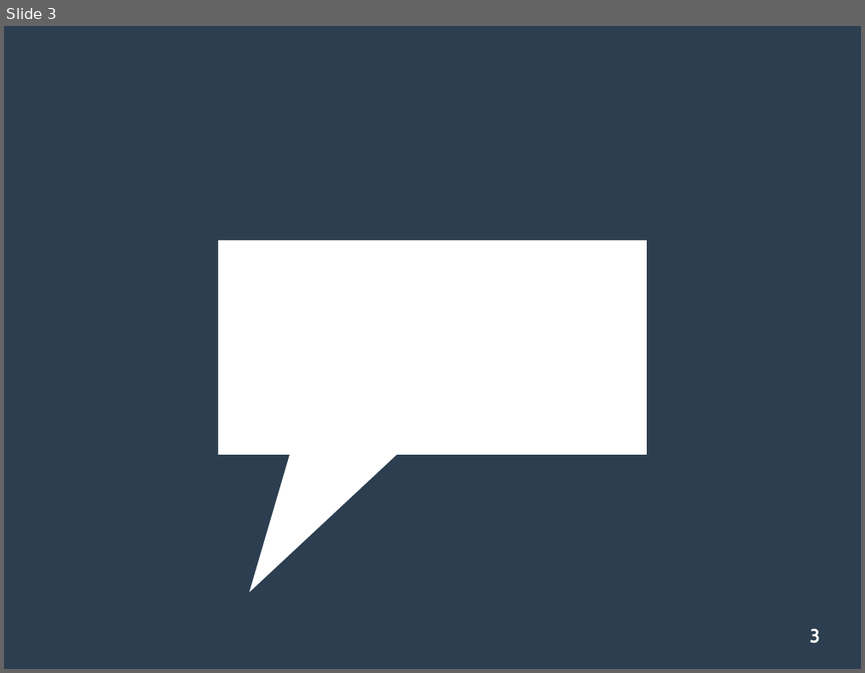
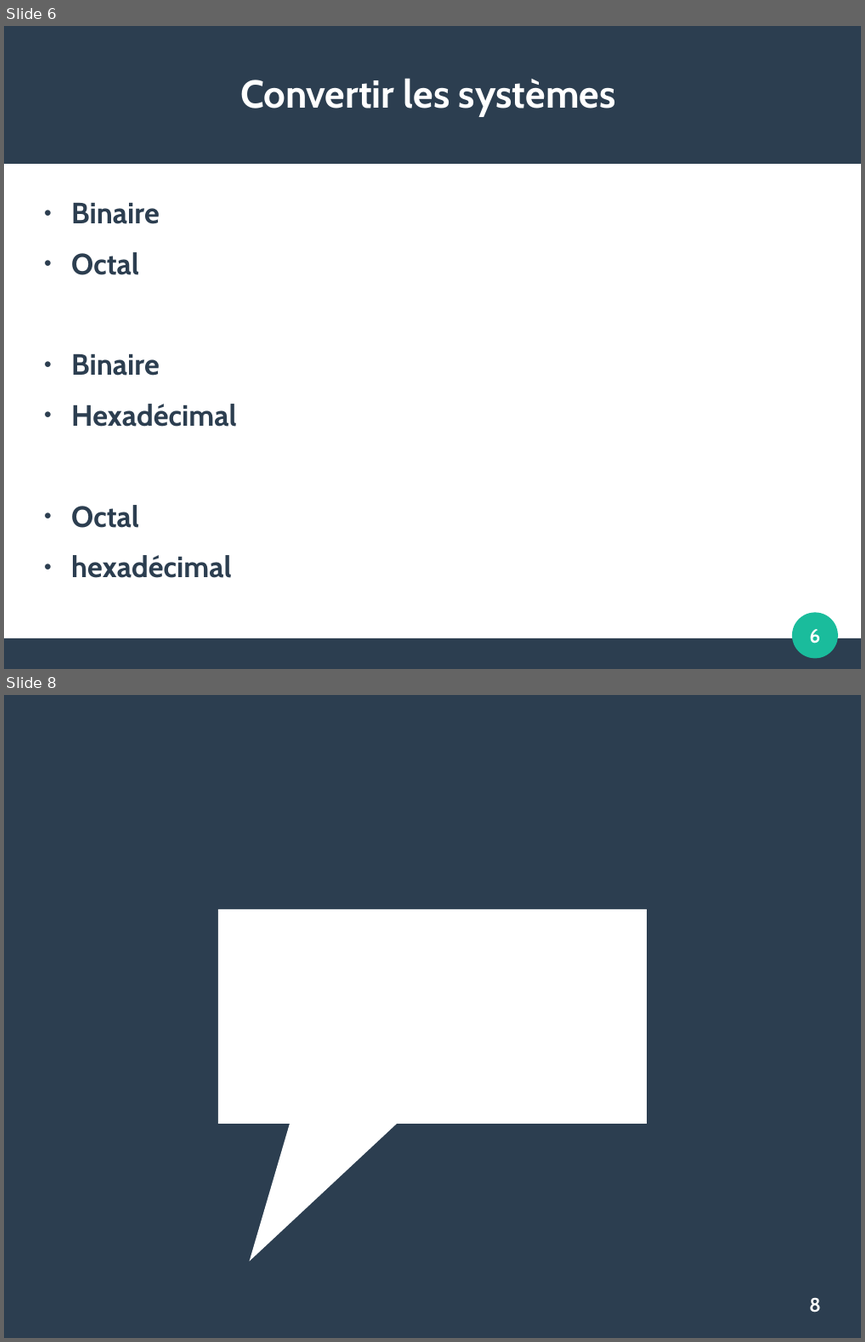
Before and after one commit to JulieMarielaure/Projet1BGE, a slide deck: Hexadécimal Octal.odp. Shown one above the other, each under a label of ours: slide 3 before the commit, slides 6 and 8 after it; the slides between them are not shown. The pictures are 865x673 and 865x1342 pixels, drawn with LibreOffice and Linux fonts; fonts in the diff are those of the drawing. Boxes give left, top, right and bottom in pixels: in the first picture for what was removed or moved away, otherwise in the second. Text is boxed around its words. In the diff, an @@ line names an element or a change of style, - is before the commit and + after.

```diff
--- a/Hexadécimal Octal.odp
+++ b/Hexadécimal Octal.odp
@@ slide 6 added at (x1=4, y1=26, x2=861, y2=669), background #FFFFFF @@
@@ rectangle added at (x1=4, y1=26, x2=861, y2=164), fill #2C3E50 @@
@@ title added at (x1=240, y1=78, x2=616, y2=117), 36 pt, text #FFFFFF, bold @@
+Convertir les systèmes
@@ text added at (x1=71, y1=203, x2=237, y2=578), 27.2 pt, text #2C3E50, bold @@
+● Binaire
+● Octal
+● Binaire
+● Hexadécimal
+● Octal
+● hexadécimal
@@ ellipse added at (x1=793, y1=612, x2=838, y2=658), fill #1ABC9C @@
@@ page number added at (x1=809, y1=629, x2=820, y2=643), 18 pt, text #FFFFFF, bold @@
+6
@@ rectangle added at (x1=4, y1=638, x2=861, y2=669), fill #2C3E50 @@
@@ what was slide 3 is now slide 8 @@
@@ page number at (x1=809, y1=1297, x2=821, y2=1312): text changed @@
-3
+8
```
Also in this commit, not shown: 6 other slides added, 2 slides removed.
